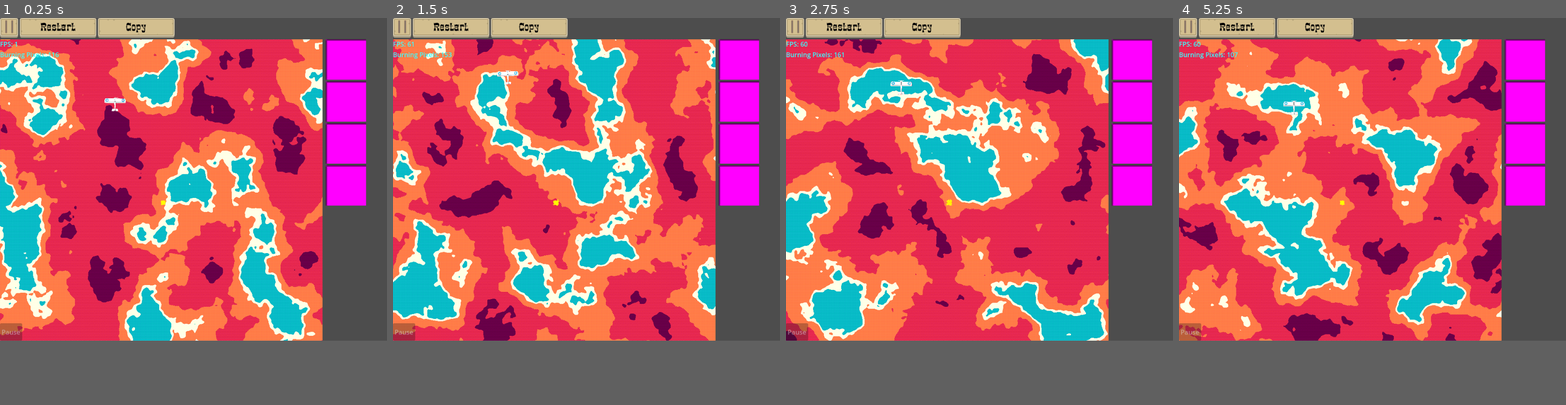
Above: before the commit, frames 1-4 (left to right).
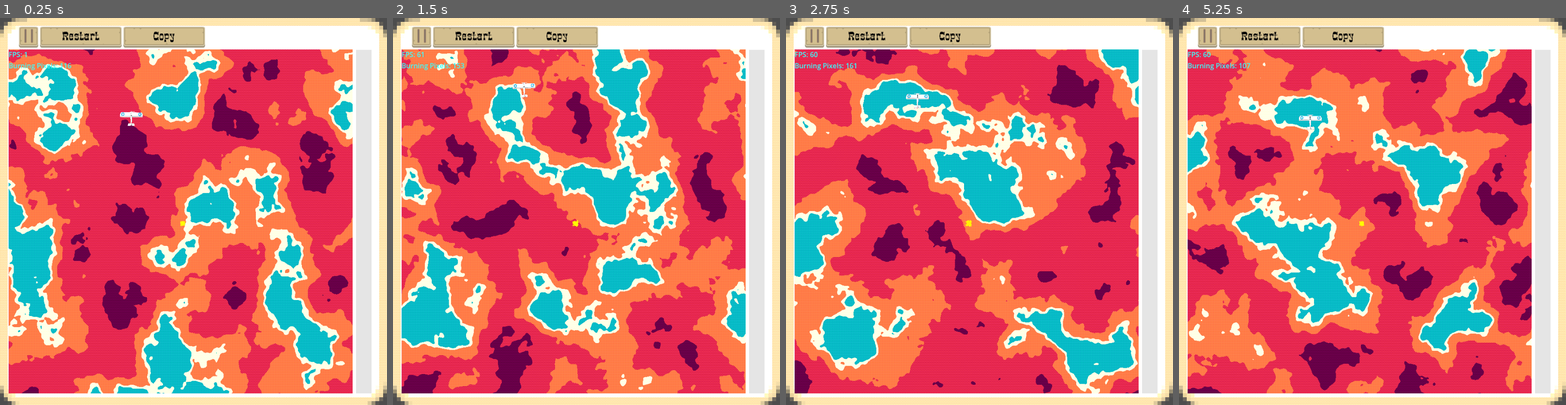
Above: after the commit, the same moments.

Repository: Levartar/2025-Brackeys-Game-Jam
Game: Godot game, scene res://scenes/game.tscn
Same seed, same stepped clock (60 frames per second), same inputs: the game is played once before the commit and once after it.
Inputs (mouse positions are in pixels of both pictures, inside the frame that each line leads up to; where the layout moved, square brackets give the same spot in the first picture):
- Up to frame 1 (0.25 s): no input
- Up to frame 2 (1.5 s): click "Restart" at 0.5 s; click "Copy" at 1.25 s
- Up to frame 3 (2.75 s): click (867, 33) [1130, 60] at 2 s
- Up to frame 4 (5.25 s): click (1523, 103) at 2.77 s; click (1523, 141) at 3.52 s; click (1523, 184) at 4.27 s; click "Restart" at 5 s
In our replay, the window is 800x667 before the commit and 800x800 after it. These sizes can differ from the game's own. Grey fills any space a smaller window leaves; there, only what the larger window draws over its background counts as a difference.

The runs differ from the first frame. In frame 1, 83% of the frame differs, in the area x 0-100%, y 0-100%; in frame 2, 83%; in frame 3, 83%; in frame 4, 84%.

Commit message:
add fire progress bar

Diff:
--- a/project.godot
+++ b/project.godot
@@ -22,8 +22,8 @@
 
 [display]
 
-window/size/viewport_width=960
-window/size/viewport_height=800
+window/size/viewport_width=900
+window/size/viewport_height=900
 window/stretch/mode="canvas_items"
 window/stretch/aspect="expand"
 window/stretch/scale_mode="integer"
--- a/scenes/game.tscn
+++ b/scenes/game.tscn
@@ -1,5 +1,6 @@
-[gd_scene load_steps=9 format=3 uid="uid://6bypeyngjdqj"]
-
+[gd_scene load_steps=16 format=3 uid="uid://6bypeyngjdqj"]
+
+[ext_resource type="Shader" uid="uid://uhj5pyrc014p" path="res://shaders/smooth_pixel.gdshader" id="1_0tnpc"]
 [ext_resource type="Script" uid="uid://dugpuu6ilaikm" path="res://scripts/map_container.gd" id="1_lnu2h"]
 [ext_resource type="Texture2D" uid="uid://d3417nykjjs07" path="res://assets/kenneyUi/buttonSquare_beige.png" id="1_p57ef"]
 [ext_resource type="Texture2D" uid="uid://bbuci0bewgxvl" path="res://assets/kenneyUi/buttonSquare_beige_pressed.png" id="2_u5sy4"]
@@ -7,9 +8,19 @@
 [ext_resource type="Texture2D" uid="uid://mofouuvjb8fl" path="res://assets/kenneyUi/buttonLong_beige.png" id="3_lbhrr"]
 [ext_resource type="FontFile" uid="uid://ctg7juh837ysf" path="res://assets/fonts/RangerEastwood-G33Gm.ttf" id="3_u5sy4"]
 [ext_resource type="Texture2D" uid="uid://bk85ysm4mshtb" path="res://assets/kenneyUi/buttonLong_beige_pressed.png" id="4_iywne"]
+[ext_resource type="Texture2D" uid="uid://c23smr70n1u3c" path="res://assets/kenneyUi/panel_beigeLight.png" id="8_gee14"]
+[ext_resource type="Texture2D" uid="uid://4fy8iatldp3y" path="res://assets/kenneyUi/barBack_verticalMid.png" id="10_kvpfn"]
+[ext_resource type="Texture2D" uid="uid://lp7i8dt0vl6m" path="res://assets/kenneyUi/barRed_verticalMid.png" id="11_dinhu"]
+[ext_resource type="Script" uid="uid://cfdk78sv8emxe" path="res://scenes/texture_progress_bar.gd" id="12_dinhu"]
+
+[sub_resource type="ShaderMaterial" id="ShaderMaterial_vtaks"]
+shader = ExtResource("1_0tnpc")
 
 [sub_resource type="PlaceholderTexture2D" id="PlaceholderTexture2D_lnu2h"]
 size = Vector2(100, 100)
+
+[sub_resource type="ShaderMaterial" id="ShaderMaterial_kvuet"]
+shader = ExtResource("1_0tnpc")
 
 [node name="Game" type="Control"]
 layout_mode = 3
@@ -34,24 +45,41 @@
 limit_right = 1920
 limit_bottom = 1080
 
-[node name="VBoxContainer" type="VBoxContainer" parent="CanvasLayer"]
-anchors_preset = 15
-anchor_right = 1.0
-anchor_bottom = 1.0
-grow_horizontal = 2
-grow_vertical = 2
-
-[node name="TopBar" type="HBoxContainer" parent="CanvasLayer/VBoxContainer"]
-layout_mode = 2
-size_flags_vertical = 3
-
-[node name="PauseButton" type="TextureButton" parent="CanvasLayer/VBoxContainer/TopBar"]
-layout_mode = 2
+[node name="PanelBeigeLight" type="TextureRect" parent="CanvasLayer"]
+material = SubResource("ShaderMaterial_vtaks")
+anchors_preset = 15
+anchor_right = 1.0
+anchor_bottom = 1.0
+grow_horizontal = 2
+grow_vertical = 2
+texture = ExtResource("8_gee14")
+
+[node name="MarginContainer" type="MarginContainer" parent="CanvasLayer"]
+offset_right = 40.0
+offset_bottom = 40.0
+theme_override_constants/margin_left = 20
+theme_override_constants/margin_top = 20
+theme_override_constants/margin_right = 20
+theme_override_constants/margin_bottom = 20
+
+[node name="VBoxContainer" type="VBoxContainer" parent="CanvasLayer/MarginContainer"]
+layout_mode = 2
+
+[node name="TopBar" type="HBoxContainer" parent="CanvasLayer/MarginContainer/VBoxContainer"]
+layout_mode = 2
+
+[node name="Spacer" type="Control" parent="CanvasLayer/MarginContainer/VBoxContainer/TopBar"]
+custom_minimum_size = Vector2(20, 0)
+layout_mode = 2
+
+[node name="PauseButton" type="TextureButton" parent="CanvasLayer/MarginContainer/VBoxContainer/TopBar"]
+layout_mode = 2
+size_flags_horizontal = 0
 disabled = true
 texture_normal = ExtResource("1_p57ef")
 texture_pressed = ExtResource("2_u5sy4")
 
-[node name="Label" type="Label" parent="CanvasLayer/VBoxContainer/TopBar/PauseButton"]
+[node name="Label" type="Label" parent="CanvasLayer/MarginContainer/VBoxContainer/TopBar/PauseButton"]
 layout_mode = 1
 anchors_preset = 15
 anchor_right = 1.0
@@ -67,12 +95,12 @@
 horizontal_alignment = 1
 vertical_alignment = 1
 
-[node name="Restart" type="TextureButton" parent="CanvasLayer/VBoxContainer/TopBar"]
+[node name="Restart" type="TextureButton" parent="CanvasLayer/MarginContainer/VBoxContainer/TopBar"]
 layout_mode = 2
 texture_normal = ExtResource("3_lbhrr")
 texture_pressed = ExtResource("4_iywne")
 
-[node name="Label" type="Label" parent="CanvasLayer/VBoxContainer/TopBar/Restart"]
+[node name="Label" type="Label" parent="CanvasLayer/MarginContainer/VBoxContainer/TopBar/Restart"]
 layout_mode = 1
 anchors_preset = 15
 anchor_right = 1.0
@@ -87,12 +115,12 @@
 horizontal_alignment = 1
 vertical_alignment = 1
 
-[node name="CopySeed" type="TextureButton" parent="CanvasLayer/VBoxContainer/TopBar"]
+[node name="CopySeed" type="TextureButton" parent="CanvasLayer/MarginContainer/VBoxContainer/TopBar"]
 layout_mode = 2
 texture_normal = ExtResource("3_lbhrr")
 texture_pressed = ExtResource("4_iywne")
 
-[node name="Label2" type="Label" parent="CanvasLayer/VBoxContainer/TopBar/CopySeed"]
+[node name="Label2" type="Label" parent="CanvasLayer/MarginContainer/VBoxContainer/TopBar/CopySeed"]
 layout_mode = 1
 anchors_preset = 15
 anchor_right = 1.0
@@ -106,58 +134,83 @@
 horizontal_alignment = 1
 vertical_alignment = 1
 
-[node name="HBoxContainer" type="HBoxContainer" parent="CanvasLayer/VBoxContainer"]
-layout_mode = 2
-
-[node name="MapContainer" type="Control" parent="CanvasLayer/VBoxContainer/HBoxContainer"]
+[node name="HBoxContainer" type="HBoxContainer" parent="CanvasLayer/MarginContainer/VBoxContainer"]
+layout_mode = 2
+
+[node name="MapContainer" type="Control" parent="CanvasLayer/MarginContainer/VBoxContainer/HBoxContainer"]
 custom_minimum_size = Vector2(700, 700)
 layout_mode = 2
 size_flags_horizontal = 0
 script = ExtResource("1_lnu2h")
 
-[node name="Flight Sim" parent="CanvasLayer/VBoxContainer/HBoxContainer/MapContainer" instance=ExtResource("2_yqjtg")]
-
-[node name="Plane" parent="CanvasLayer/VBoxContainer/HBoxContainer/MapContainer/Flight Sim" index="0"]
+[node name="Flight Sim" parent="CanvasLayer/MarginContainer/VBoxContainer/HBoxContainer/MapContainer" instance=ExtResource("2_yqjtg")]
+unique_name_in_owner = true
+
+[node name="Plane" parent="CanvasLayer/MarginContainer/VBoxContainer/HBoxContainer/MapContainer/Flight Sim" index="0"]
 is_test = true
 
-[node name="MapButtons" type="VBoxContainer" parent="CanvasLayer/VBoxContainer/HBoxContainer"]
-layout_mode = 2
-
-[node name="Spacer" type="Control" parent="CanvasLayer/VBoxContainer/HBoxContainer/MapButtons"]
+[node name="MapButtons" type="VBoxContainer" parent="CanvasLayer/MarginContainer/VBoxContainer/HBoxContainer"]
+layout_mode = 2
+
+[node name="Spacer" type="Control" parent="CanvasLayer/MarginContainer/VBoxContainer/HBoxContainer/MapButtons"]
 custom_minimum_size = Vector2(100, 100)
 layout_mode = 2
 
-[node name="PlanesMenu" type="VBoxContainer" parent="CanvasLayer/VBoxContainer/HBoxContainer"]
-layout_mode = 2
-
-[node name="Plane1" type="TextureButton" parent="CanvasLayer/VBoxContainer/HBoxContainer/PlanesMenu"]
-layout_mode = 2
-texture_normal = SubResource("PlaceholderTexture2D_lnu2h")
-
-[node name="Plane2" type="TextureButton" parent="CanvasLayer/VBoxContainer/HBoxContainer/PlanesMenu"]
-layout_mode = 2
-texture_normal = SubResource("PlaceholderTexture2D_lnu2h")
-
-[node name="Plane3" type="TextureButton" parent="CanvasLayer/VBoxContainer/HBoxContainer/PlanesMenu"]
-layout_mode = 2
-texture_normal = SubResource("PlaceholderTexture2D_lnu2h")
-
-[node name="Plane4" type="TextureButton" parent="CanvasLayer/VBoxContainer/HBoxContainer/PlanesMenu"]
-layout_mode = 2
-texture_normal = SubResource("PlaceholderTexture2D_lnu2h")
-
-[node name="BottomBar" type="HBoxContainer" parent="CanvasLayer/VBoxContainer"]
+[node name="PlanesMenu" type="VBoxContainer" parent="CanvasLayer/MarginContainer/VBoxContainer/HBoxContainer"]
+layout_mode = 2
+
+[node name="Plane1" type="TextureButton" parent="CanvasLayer/MarginContainer/VBoxContainer/HBoxContainer/PlanesMenu"]
+visible = false
+layout_mode = 2
+texture_normal = SubResource("PlaceholderTexture2D_lnu2h")
+
+[node name="Plane2" type="TextureButton" parent="CanvasLayer/MarginContainer/VBoxContainer/HBoxContainer/PlanesMenu"]
+visible = false
+layout_mode = 2
+texture_normal = SubResource("PlaceholderTexture2D_lnu2h")
+
+[node name="Plane3" type="TextureButton" parent="CanvasLayer/MarginContainer/VBoxContainer/HBoxContainer/PlanesMenu"]
+visible = false
+layout_mode = 2
+texture_normal = SubResource("PlaceholderTexture2D_lnu2h")
+
+[node name="Plane4" type="TextureButton" parent="CanvasLayer/MarginContainer/VBoxContainer/HBoxContainer/PlanesMenu"]
+visible = false
+layout_mode = 2
+texture_normal = SubResource("PlaceholderTexture2D_lnu2h")
+
+[node name="FireProgress" type="Control" parent="CanvasLayer/MarginContainer/VBoxContainer/HBoxContainer/PlanesMenu"]
 layout_mode = 2
 size_flags_vertical = 3
 
-[node name="BottomButton" type="Button" parent="CanvasLayer/VBoxContainer/BottomBar"]
+[node name="TextureProgressBar" type="TextureProgressBar" parent="CanvasLayer/MarginContainer/VBoxContainer/HBoxContainer/PlanesMenu/FireProgress"]
+unique_name_in_owner = true
+material = SubResource("ShaderMaterial_kvuet")
+layout_mode = 1
+offset_top = 800.0
+offset_right = 18.0
+offset_bottom = 818.0
+rotation = -1.5707964
+scale = Vector2(44.4, 2)
+step = 0.0
+texture_under = ExtResource("10_kvpfn")
+texture_progress = ExtResource("11_dinhu")
+tint_progress = Color(0.64705884, 0, 0.2784314, 0.6862745)
+script = ExtResource("12_dinhu")
+
+[node name="BottomBar" type="HBoxContainer" parent="CanvasLayer/MarginContainer/VBoxContainer"]
+layout_mode = 2
+size_flags_vertical = 3
+
+[node name="BottomButton" type="Button" parent="CanvasLayer/MarginContainer/VBoxContainer/BottomBar"]
+visible = false
 layout_mode = 2
 disabled = true
 text = "Pause"
 
-[connection signal="pressed" from="CanvasLayer/VBoxContainer/TopBar/PauseButton" to="CanvasLayer/VBoxContainer/HBoxContainer/MapContainer" method="_on_pause_button_pressed"]
-[connection signal="pressed" from="CanvasLayer/VBoxContainer/TopBar/Restart" to="CanvasLayer/VBoxContainer/HBoxContainer/MapContainer" method="_on_restart_pressed"]
-[connection signal="pressed" from="CanvasLayer/VBoxContainer/HBoxContainer/PlanesMenu/Plane1" to="CanvasLayer/VBoxContainer/HBoxContainer/MapContainer" method="_on_restart_pressed"]
-[connection signal="pressed" from="CanvasLayer/VBoxContainer/BottomBar/BottomButton" to="CanvasLayer/VBoxContainer/HBoxContainer/MapContainer" method="_on_bottom_button_pressed"]
-
-[editable path="CanvasLayer/VBoxContainer/HBoxContainer/MapContainer/Flight Sim"]
+[connection signal="pressed" from="CanvasLayer/MarginContainer/VBoxContainer/TopBar/PauseButton" to="CanvasLayer/MarginContainer/VBoxContainer/HBoxContainer/MapContainer" method="_on_pause_button_pressed"]
+[connection signal="pressed" from="CanvasLayer/MarginContainer/VBoxContainer/TopBar/Restart" to="CanvasLayer/MarginContainer/VBoxContainer/HBoxContainer/MapContainer" method="_on_restart_pressed"]
+[connection signal="pressed" from="CanvasLayer/MarginContainer/VBoxContainer/HBoxContainer/PlanesMenu/Plane1" to="CanvasLayer/MarginContainer/VBoxContainer/HBoxContainer/MapContainer" method="_on_restart_pressed"]
+[connection signal="pressed" from="CanvasLayer/MarginContainer/VBoxContainer/BottomBar/BottomButton" to="CanvasLayer/MarginContainer/VBoxContainer/HBoxContainer/MapContainer" method="_on_bottom_button_pressed"]
+
+[editable path="CanvasLayer/MarginContainer/VBoxContainer/HBoxContainer/MapContainer/Flight Sim"]
--- a/scenes/map/map.tscn
+++ b/scenes/map/map.tscn
@@ -6,6 +6,7 @@
 [ext_resource type="Texture2D" uid="uid://be0o3pvnleq65" path="res://assets/kenneyUi/buttonLong_brown.png" id="3_fcby6"]
 [ext_resource type="FontFile" uid="uid://ctg7juh837ysf" path="res://assets/fonts/RangerEastwood-G33Gm.ttf" id="4_04w0f"]
 [ext_resource type="Texture2D" uid="uid://pw54yf7yti7" path="res://assets/kenneyUi/buttonLong_brown_pressed.png" id="4_jcaow"]
+[ext_resource type="Texture2D" uid="uid://c23smr70n1u3c" path="res://assets/kenneyUi/panel_beigeLight.png" id="7_04w0f"]
 
 [sub_resource type="ShaderMaterial" id="ShaderMaterial_a2pkv"]
 shader = ExtResource("2_tqkkf")
@@ -16,6 +17,9 @@
 [sub_resource type="GradientTexture2D" id="GradientTexture2D_fcby6"]
 gradient = SubResource("Gradient_ph54e")
 fill_from = Vector2(0.817757, 1)
+
+[sub_resource type="ShaderMaterial" id="ShaderMaterial_sqgf4"]
+shader = ExtResource("2_tqkkf")
 
 [node name="Map" type="Control"]
 layout_mode = 3
@@ -99,4 +103,20 @@
 mouse_filter = 2
 texture = SubResource("GradientTexture2D_fcby6")
 
+[node name="PanelBeigeLight" type="TextureRect" parent="Background"]
+material = SubResource("ShaderMaterial_sqgf4")
+anchors_preset = 8
+anchor_left = 0.5
+anchor_top = 0.5
+anchor_right = 0.5
+anchor_bottom = 0.5
+offset_left = -383.375
+offset_top = -383.375
+offset_right = 383.375
+offset_bottom = 383.375
+grow_horizontal = 2
+grow_vertical = 2
+size_flags_horizontal = 4
+texture = ExtResource("7_04w0f")
+
 [connection signal="pressed" from="MarginContainer/Control/StartButton" to="." method="_on_start_button_pressed"]
--- /dev/null
+++ b/scenes/texture_progress_bar.gd
@@ -0,0 +1,19 @@
+extends TextureProgressBar
+
+var terrain: Node = null
+
+func _ready():
+	call_deferred("_get_terrain")
+
+func _get_terrain():
+	var flight_sim = get_tree().get_root().get_node("Game/CanvasLayer/MarginContainer/VBoxContainer/HBoxContainer/MapContainer/Flight Sim")
+	if flight_sim:
+		terrain = flight_sim.get_node("Terrain")
+		if terrain == null:
+			print("Terrain node not found!")
+	else:
+		print("Flight Sim node not found!")
+
+func update_progress(val: float) -> void:
+	self.value += val * 200
+	print("Progress updated with: ", val)
--- a/scripts/fire_starter.gd
+++ b/scripts/fire_starter.gd
@@ -6,6 +6,7 @@
 @onready var fire_rect: TextureRect = $Layers/FireTexture
 @onready var water_rect: TextureRect = $Layers/WaterTexture
 @onready var label: Label = $Label
+@onready var progressBar: TextureProgressBar = null
 
 const MATERIALS = preload("res://scripts/earth_texture.gd").MATERIALS
 var color_to_material = {} # Lookup HashMap
@@ -65,6 +66,9 @@
   water_rect.texture = water_tex
 
   ignite_area(Rect2i(Vector2i(TEX_SIZE.x / 2, TEX_SIZE.y / 2), Vector2i(10, 10)))
+
+  #get progress bar
+  call_deferred("_get_progress_bar")
 
 func ignite_area(rect: Rect2i):
   for x in range(rect.position.x, rect.position.x + rect.size.x):
@@ -160,6 +164,11 @@
   # Ignite new fires
   for pos in to_ignite:
     ignite_pixel(pos)
+
+  #update progress bar
+  if progressBar != null:
+    print(to_remove.size())
+    progressBar.update_progress(to_remove.size() / float(TEX_SIZE.x * TEX_SIZE.y))#
   # Remove extinguished or burned out pixels from both dict and key array
   for pos in to_remove:
     _extinguish_pixel(pos)
@@ -218,3 +227,7 @@
 
 func _on_copy_seed_pressed() -> void:
   $Layers/EarthTexture.copy_seed_to_clipboard()
+
+func _get_progress_bar():
+  progressBar = get_tree().get_root().get_node("Game/CanvasLayer/MarginContainer/VBoxContainer/HBoxContainer/PlanesMenu/FireProgress/TextureProgressBar")
+  print("Progress bar node:", progressBar)
Binary file added: assets/kenneyUi/barBack_verticalMid.png
Not shown, added: assets/kenneyUi/barBack_verticalMid.png.import
Binary file added: assets/kenneyUi/barRed_verticalMid.png
Not shown, added: assets/kenneyUi/barRed_verticalMid.png.import
Binary file added: assets/kenneyUi/panel_beigeLight.png
Not shown, added: assets/kenneyUi/panel_beigeLight.png.import
Not shown: 1 places in scenes/map/map.tscn that only renumber resources
Not shown, added: scenes/texture_progress_bar.gd.uid
